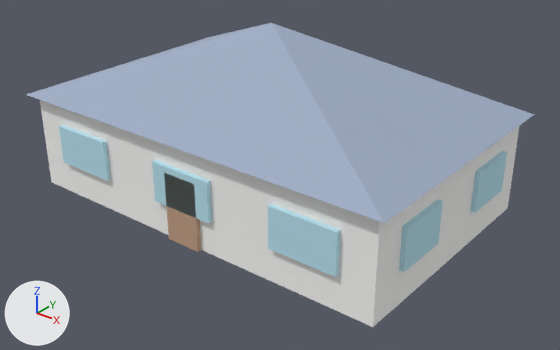
Two versions of the glTF model assets/models/generic/bungalow.glb, one commit apart.
Before and after are seen from a camera (50 mm lens) standing at (14.55, -17.76, 11.85) and looking at (0.74, -0.5, 1.14). The lights are fixed; the arrows at lower left show +X, +Y and +Z. The older version comes first. Where no turn or scale is listed for an object, it has been applied to the vertices.

The first picture shows 'bungalow_door', 'bungalow_offwhite', 'bungalow_roof_slate', 'bungalow_window'.
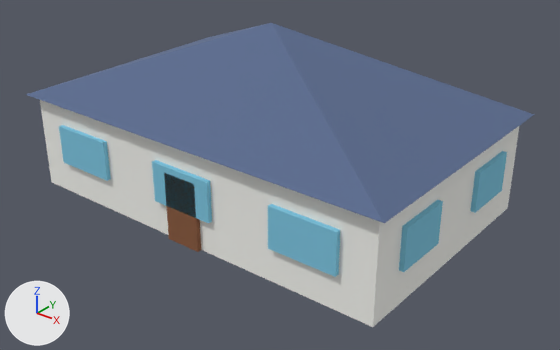
The change, as a diff of the scene's bpy script:
```diff
--- a/assets/models/generic/bungalow.glb.py
+++ b/assets/models/generic/bungalow.glb.py
@@ mat_roof_slate @@
 mat_roof_slate = principled_material('roof_slate')
-mat_roof_slate.base_color = (0.357, 0.424, 0.561)  # greyish blue #a1aec5
+mat_roof_slate.base_color = (0.105, 0.15, 0.275)  # blue #5b6c8f
 mat_roof_slate.roughness = 1.0
@@ mat_window @@
 mat_window = principled_material('window')
-mat_window.base_color = (0.494, 0.784, 0.89)  # cyan #bbe5f2
+mat_window.base_color = (0.209, 0.578, 0.768)  # cyan #7ec8e3
 mat_window.roughness = 1.0
@@ mat_door @@
 mat_door = principled_material('door')
-mat_door.base_color = (0.545, 0.353, 0.235)  # beige #c3a085
+mat_door.base_color = (0.258, 0.102, 0.0452)  # brown #8b5a3c
 mat_door.roughness = 1.0
```

Changed parts and their boxes (x1, y1, x2, y2) in the pictures (560 x 350 px):
'bungalow_roof_slate', recoloured (greyish blue to blue)
    both: (26, 23, 534, 223)
'bungalow_window', recoloured
    both: (59, 125, 507, 277)
'bungalow_door', recoloured (beige to brown)
    both: (164, 174, 201, 252)
